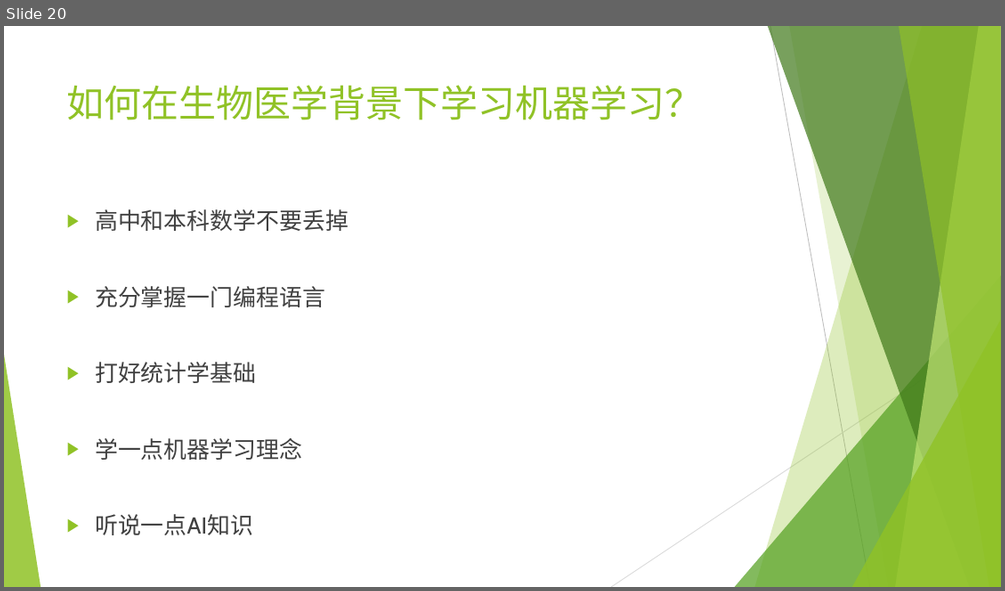
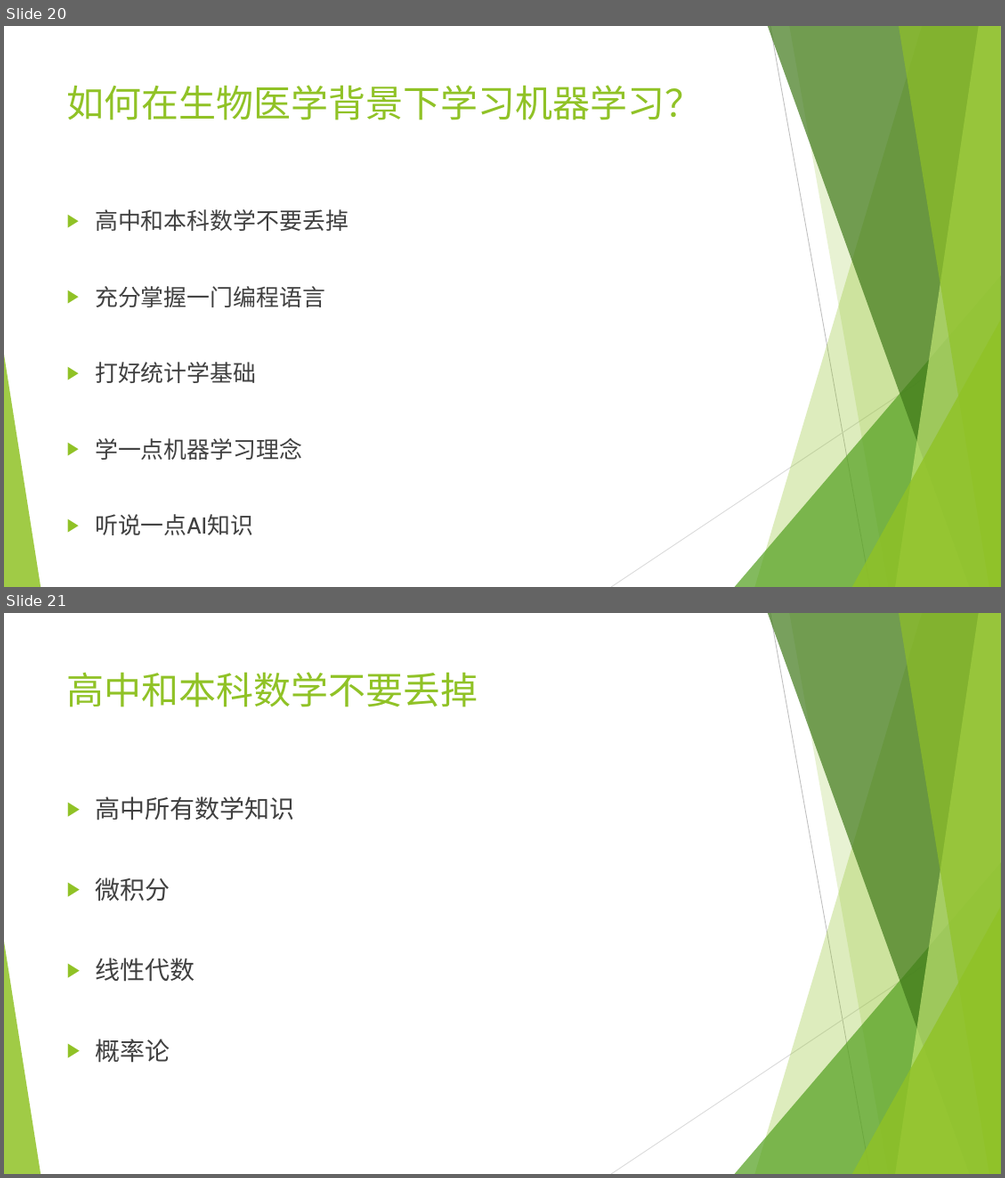
Before and after one commit to wangyi-fudan/BIOL130173, a slide deck: 0_why_and_how.pptx. Shown one above the other, each under a label of ours: slide 20 before the commit, slides 20 and 21 after it. The pictures are 1005x591 and 1005x1178 pixels, drawn with LibreOffice and Linux fonts; fonts in the diff are those of the drawing. Boxes give left, top, right and bottom in pixels: in the first picture for what was removed or moved away, otherwise in the second. Text is boxed around its words. In the diff, an @@ line names an element or a change of style, - is before the commit and + after.

```diff
--- a/0_why_and_how.pptx
+++ b/0_why_and_how.pptx
@@ slide 21 added at (4, 613, 1001, 1174), background #FFFFFF; not listed: 10 template elements that a slide beside it also shows @@
@@ title added at (67, 672, 478, 707), 36 pt, text #90C226 @@
+高中和本科数学不要丢掉
@@ text added at (95, 796, 294, 1062), 24 pt, text #404040 @@
+▶ 高中所有数学知识
+▶ 微积分
+▶ 线性代数
+▶ 概率论
```
Also in this commit, not shown: 2 slides changed, 8 other slides added.
